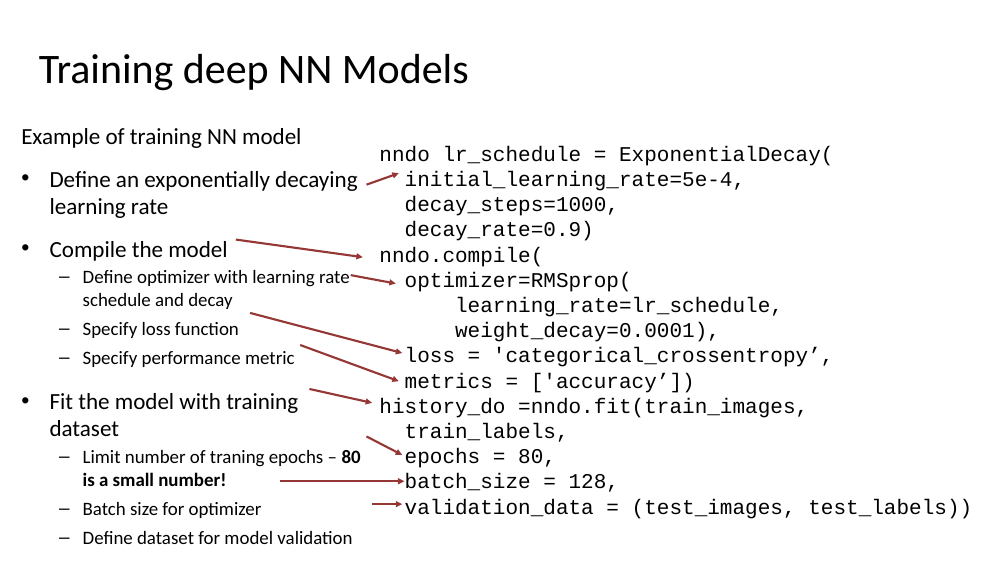
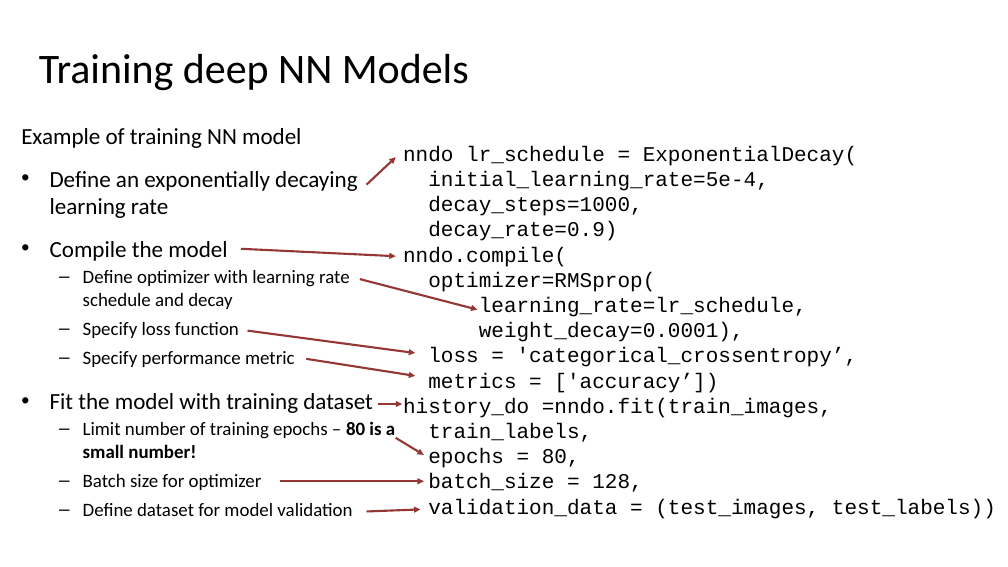
Before and after one commit to StephenElston/CSCI-E25, a slide deck: slide 68 of Slides/3_BuildingBlocksOfDeepLearning.pptx. Drawn at 1008x567 pixels with LibreOffice and Linux fonts; fonts in the diff are those of the drawing. Boxes give left, top, right and bottom in pixels: in the first picture for what was removed or moved away, otherwise in the second. Text is boxed around its words. In the diff, an @@ line names an element or a change of style, - is before the commit and + after.

```diff
--- a/Slides/3_BuildingBlocksOfDeepLearning.pptx
+++ b/Slides/3_BuildingBlocksOfDeepLearning.pptx
@@ text "nndo lr_schedule = ExponentialDecay(": place and size @@
-text "nndo lr_schedule = ExponentialDecay(" at <box>379,146,972,519</box>
+text "nndo lr_schedule = ExponentialDecay(" at <box>403,146,996,519</box>
@@ arrow moved from (367, 185) - (399, 173) to (367, 185) - (395, 157) @@
@@ arrow moved from (236, 240) - (363, 257) to (241, 249) - (395, 256) @@
@@ arrow moved from (351, 275) - (395, 284) to (360, 279) - (477, 310) @@
@@ arrow moved from (250, 313) - (402, 353) to (247, 330) - (415, 353) @@
@@ arrow moved from (300, 345) - (399, 381) to (306, 359) - (415, 376) @@
@@ arrow moved from (309, 389) - (372, 403) to (378, 404) - (402, 404) @@
@@ text at <box>83,421,395,458</box>: text changed @@
-  – Limit number of traning epochs – 80 is a small number!
+  – Limit number of training epochs – 80 is a small number!
@@ arrow moved from (367, 436) - (402, 455) to (395, 438) - (424, 455) @@
@@ arrow moved from (280, 482) - (405, 482) to (280, 482) - (424, 482) @@
@@ arrow moved from (372, 504) - (402, 504) to (367, 512) - (420, 510) @@
```
Also in this commit, not shown: 11 other slides changed, 2 slides removed.
